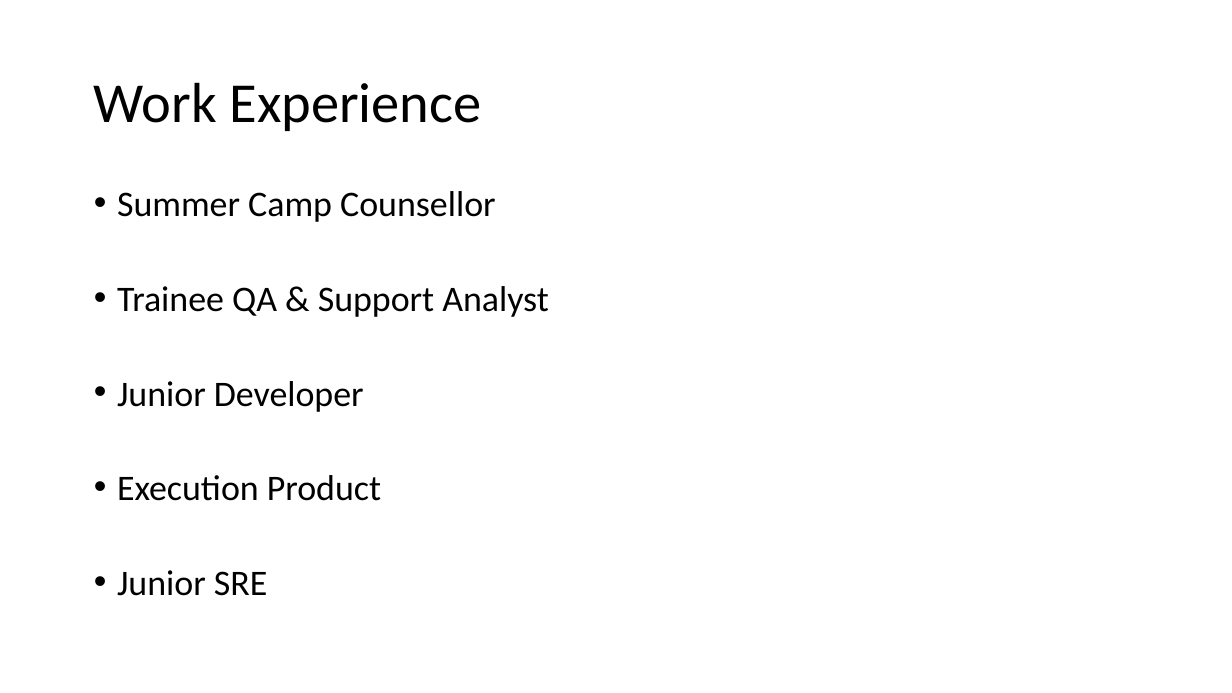
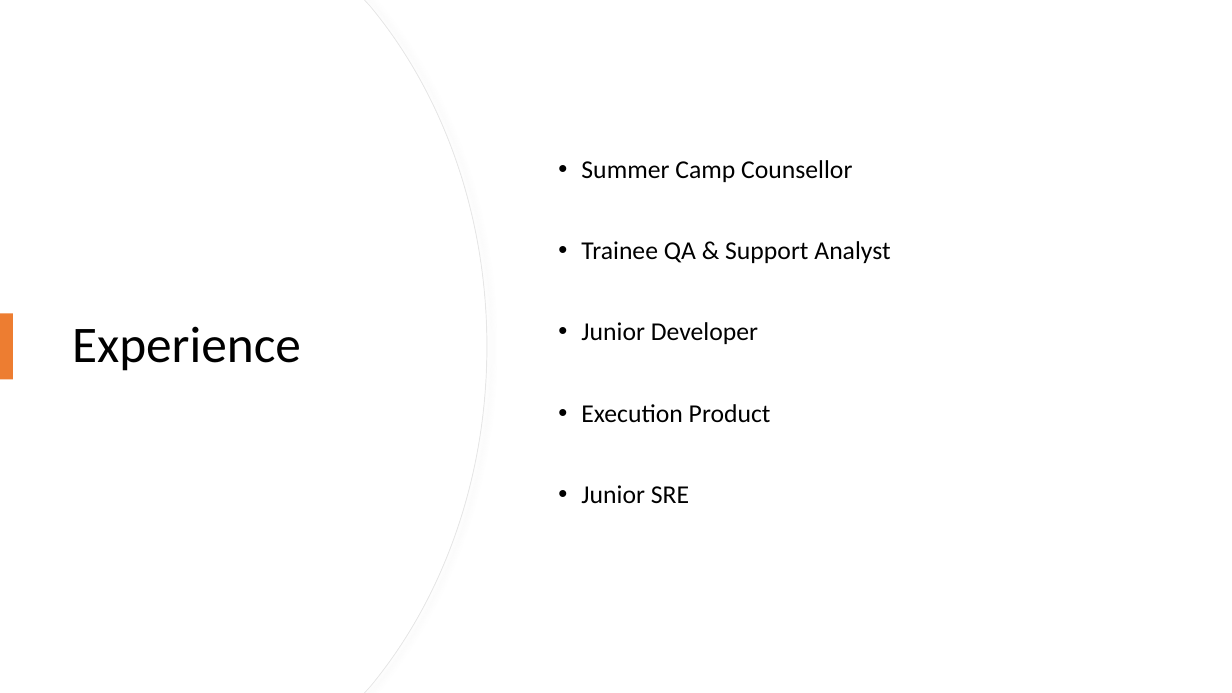
Before and after one commit to tpilvelis-gw/tomas-pilvelis-development-lead-application, a slide deck: slide 3 of about_me.pptx. Drawn at 1232x693 pixels with LibreOffice and Linux fonts; fonts in the diff are those of the drawing. Boxes give left, top, right and bottom in pixels: in the first picture for what was removed or moved away, otherwise in the second. Text is boxed around its words. In the diff, an @@ line names an element or a change of style, - is before the commit and + after.

```diff
--- a/about_me.pptx
+++ b/about_me.pptx
@@ freeform shape added at (x1=0, y1=0, x2=487, y2=693), fill #FFFFFF, outline #E6E6E6 0.75 pt @@
@@ freeform shape added at (x1=0, y1=0, x2=486, y2=693), fill #FFFFFF @@
@@ text "Summer Camp Counsellor" moved from (x1=117, y1=191, x2=549, y2=596) to (x1=581, y1=160, x2=890, y2=503) @@
@@ text "Summer Camp Counsellor" at (x1=581, y1=160, x2=890, y2=503): size 28 to 20 pt; line spacing 0.8 to 0.9; vertical alignment top to middle @@
@@ rectangle added at (x1=0, y1=313, x2=13, y2=380), fill #ED7D31 @@
@@ title at (x1=72, y1=326, x2=301, y2=371): text changed; size 44 to 40 pt @@
-Work Experience
+Experience
```
Also in this commit, not shown: 5 other slides changed, 1 slide removed.
